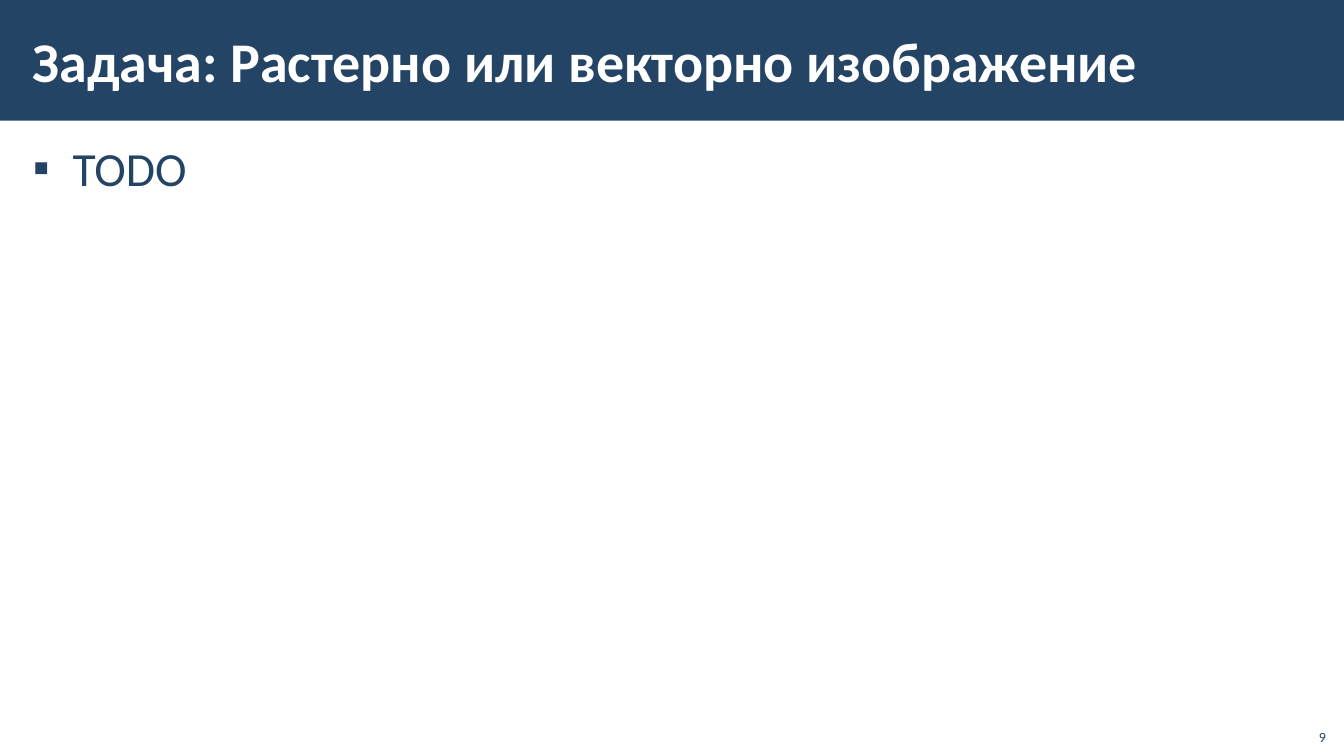
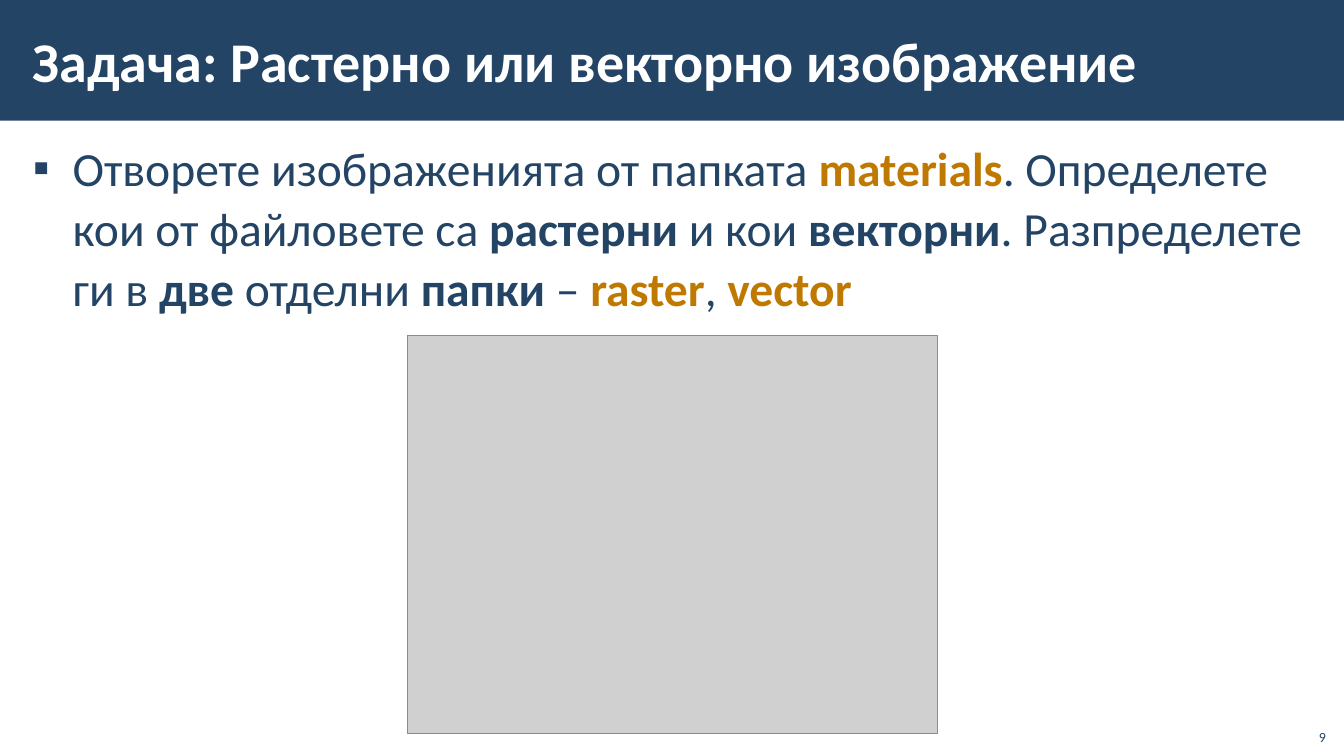
Before and after one commit to BG-IT-Edu/School-Programming, a slide deck: slide 9 of Courses/Computer-Modeling-and-IT/Computer-Modeling-and-IT-5-Class/11-Loading-Editing-and-Saving-a-Graphic-Image/11-Loading-Editing-and-Saving-a-Graphic-Image.pptx. Drawn at 1344x756 pixels with LibreOffice and Linux fonts; fonts in the diff are those of the drawing; grey boxes stand for pictures; background and template pictures are left out. Boxes give left, top, right and bottom in pixels: in the first picture for what was removed or moved away, otherwise in the second. Text is boxed around its words. In the diff, an @@ line names an element or a change of style, - is before the commit and + after.

```diff
--- a/Courses/Computer-Modeling-and-IT/Computer-Modeling-and-IT-5-Class/11-Loading-Editing-and-Saving-a-Graphic-Image/11-Loading-Editing-and-Saving-a-Graphic-Image.pptx
+++ b/Courses/Computer-Modeling-and-IT/Computer-Modeling-and-IT-5-Class/11-Loading-Editing-and-Saving-a-Graphic-Image/11-Loading-Editing-and-Saving-a-Graphic-Image.pptx
@@ text at (73, 152, 1301, 314): text changed @@
-▪ TODO
+▪ Отворете изображенията от папката materials. Определете кои от файловете са растерни и кои векторни. Разпределете ги в две отделни папки – raster, vector
@@ picture added at (407, 336, 938, 734) @@
```
Also in this commit, not shown: 2 slides added.
